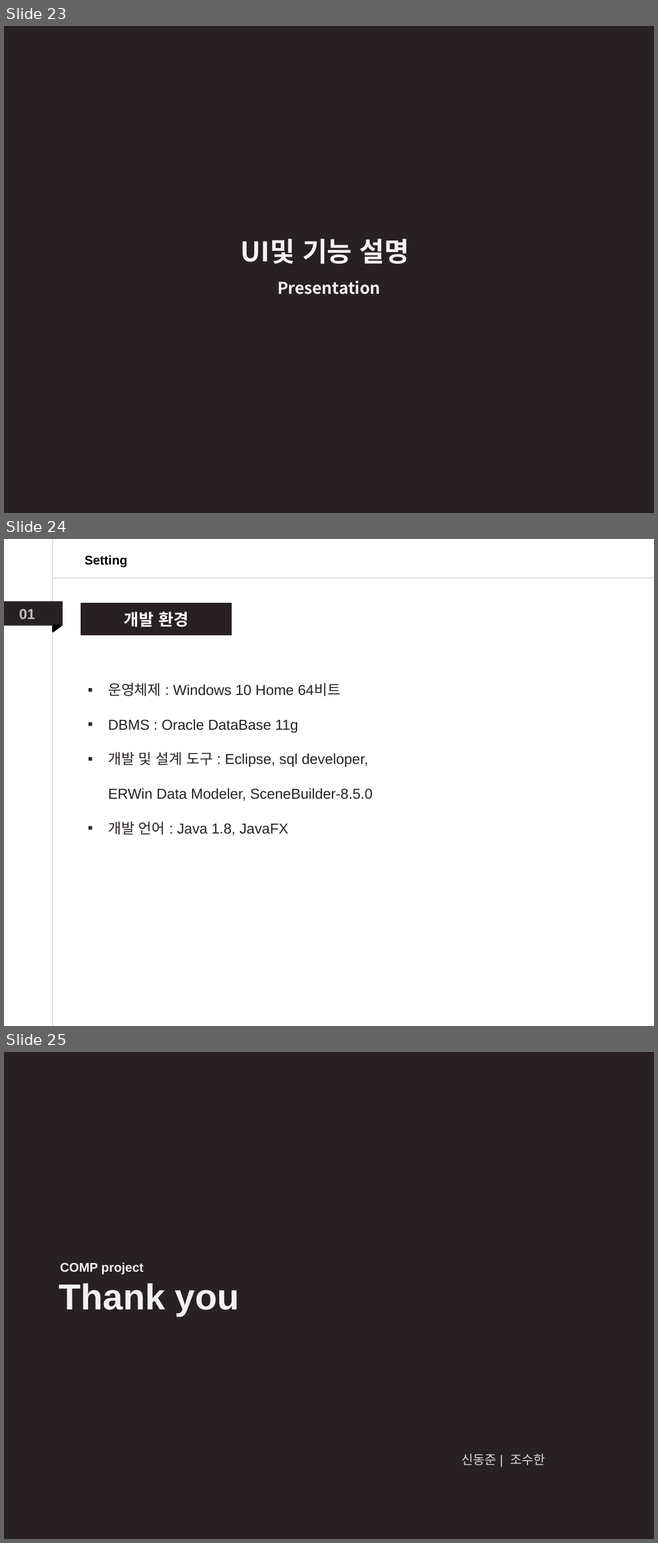
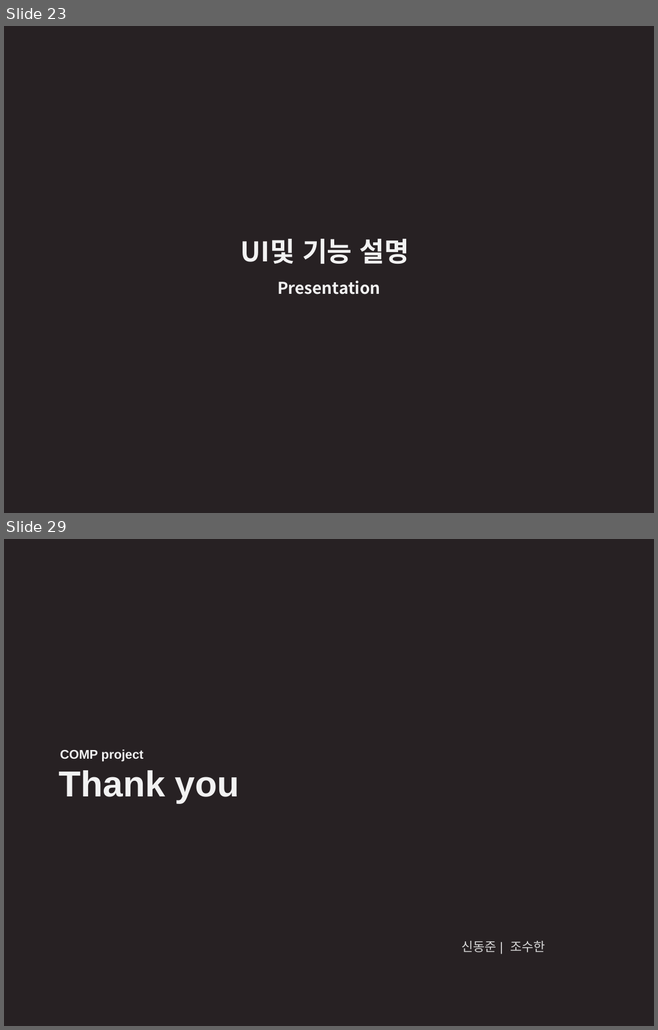
Before and after one commit to Dong-Jun-Shin/COMP_project, a slide deck: Document/DOC_source/ppt/pptTemp.pptx. Shown one above the other, each under a label of ours: slides 23, 24 and 25 before the commit, slides 23 and 29 after it; the slides between them are not shown. The pictures are 658x1543 and 658x1030 pixels, drawn with LibreOffice and Linux fonts; fonts in the diff are those of the drawing. Boxes give left, top, right and bottom in pixels: in the first picture for what was removed or moved away, otherwise in the second. Text is boxed around its words. In the diff, an @@ line names an element or a change of style, - is before the commit and + after.

```diff
--- a/Document/DOC_source/ppt/pptTemp.pptx
+++ b/Document/DOC_source/ppt/pptTemp.pptx
@@ slide 24 removed at bbox=[4, 539, 654, 1026], background #FFFFFF @@
@@ line removed from (53, 539) to (53, 1026) @@
@@ text removed at bbox=[85, 555, 128, 567] @@
-Setting
@@ line removed from (654, 578) to (53, 578) @@
@@ rectangle removed at bbox=[4, 602, 63, 626] @@
@@ rectangle removed at bbox=[81, 603, 231, 635] @@
-개발 환경
@@ text removed at bbox=[19, 609, 35, 619] @@
-01
@@ right triangle removed at bbox=[53, 626, 61, 632] @@
@@ text removed at bbox=[108, 683, 372, 835] @@
-▪ 운영체제 : Windows 10 Home 64비트
-▪ DBMS : Oracle DataBase 11g
-▪ 개발 및 설계 도구 : Eclipse, sql developer, ERWin Data Modeler, SceneBuilder-8.5.0
-▪ 개발 언어 : Java 1.8, JavaFX
@@ what was slide 25 is now slide 29 @@
```
Also in this commit, not shown: 1 slide changed, 5 slides added, 11 other files.
